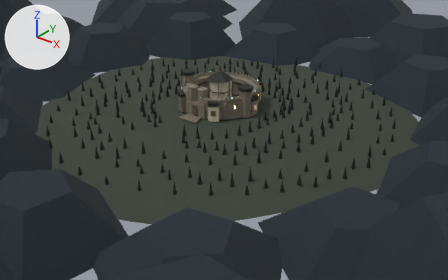
The glTF model public/assets/world/citadel.glb, before and after one commit.
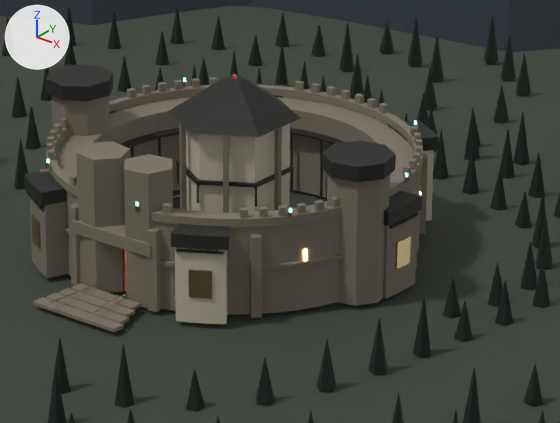
The first picture shows the older version from a camera (50 mm lens) standing at (145.6, -179.7, 96.1) and looking at (7.2, -6.7, -11.1). The close-ups show the older and then the newer version on the part from 38% to 64% of the width and 20% to 51% of the height of that picture. Only the edits that show in the close-ups are written down. Arrows for +X, +Y and +Z are at upper left; the lights stay in place. Where no turn or scale is listed for an object, it has been applied to the vertices. Vertices at exactly the same position are counted once.

The older version as bpy lines, for what is in view:
```python
me_cube_018 = bpy.data.meshes.new('Cube.018')
me_cube_018.from_pydata(...)  # 56 vertices, 108 faces; spans x -4.11..4.11, y -1.82..1.82, z -0.55..0.55
me_cube_018.materials.append(mat_palettematerial001)
me_cube_025 = bpy.data.meshes.new('Cube.025')
me_cube_025.from_pydata(...)  # 56 vertices, 108 faces; spans x -0.08..0.08, y -0.18..0.18, z -2.21..2.21
me_cube_025.materials.append(mat_palettematerial003)
me_cube_081 = bpy.data.meshes.new('Cube.081')
me_cube_081.from_pydata(...)  # 56 vertices, 108 faces; spans x -0.53..0.53, y -0.55..0.55, z -3.4..3.4
me_cube_081.materials.append(mat_palettematerial001)
me_cylinder_290 = bpy.data.meshes.new('Cylinder.290')
me_cylinder_290.from_pydata(...)  # 84 vertices, 164 faces; spans x -2.11..2.11, y -2.01..2.01, z -5.7..5.7
me_cylinder_290.materials.append(mat_palettematerial001)
me_cylinder_291 = bpy.data.meshes.new('Cylinder.291')
me_cylinder_291.from_pydata(...)  # 84 vertices, 164 faces; spans x -2.11..2.11, y -2.01..2.01, z -5.7..5.7
me_cylinder_291.materials.append(mat_palettematerial001)
ob_gate_jamb_l = bpy.data.objects.new('Gate jamb L', me_cylinder_290)
ob_gate_jamb_l.location = (-2.34, -13.52, 5.7)
ob_gate_jamb_r = bpy.data.objects.new('Gate jamb R', me_cylinder_291)
ob_gate_jamb_r.location = (2.34, -13.52, 5.7)
ob_gate_lintel = bpy.data.objects.new('Gate lintel', me_cube_018)
ob_gate_lintel.location = (0.0, -13.73, 5.15)
ob_gate_post = bpy.data.objects.new('Gate post', me_cube_025)
ob_gate_post.location = (0.0, -13.73, 2.3)
ob_ring_buttress_09 = bpy.data.objects.new('Ring buttress 09', me_cube_081)
ob_ring_buttress_09.location = (4.0, -14.94, 3.4)
# also in view: 'Bay 05' at (8.0, -13.8, 3.2); 'Core pilaster 03' at (-2.3, -3.9, 5.8); 'Bay 04' at (-8.0, -13.8, 3.2); 'Gate step 01' at (0.0, -17.4, 0.3); 'Gate step 02' at (0.0, -18.5, 0.2)
```
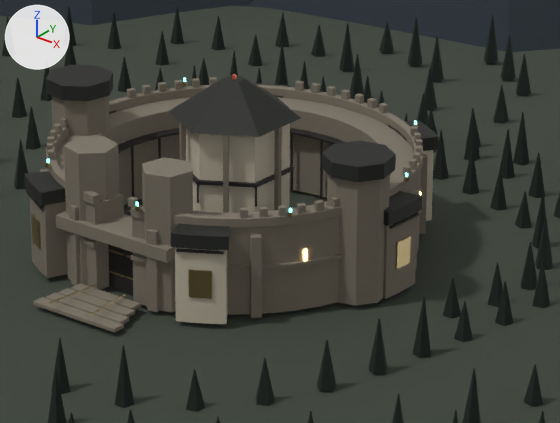
Where the newer file only moved an object's origin or applied its transform, the numbers keep the older frame.

Diff of the bpy script that builds the scene:
```diff
--- a/public/assets/world/citadel.glb.py
+++ b/public/assets/world/citadel.glb.py
@@ me_cube_018 @@
 # used by ob_gate_lintel; location = (0.0, -13.73, 5.15)
-me_cube_018.from_pydata(...)  # 56 vertices, 108 faces; spans x -4.11..4.11, y -1.82..1.82, z -0.55..0.55
+me_cube_018.from_pydata(...)  # 56 vertices, 108 faces; spans x -5.78..5.78, y -1.82..1.82, z -0.55..0.55
+# me_cube_018 part 1: the whole mesh is multiplied about its middle by the matrix ((1.407, 0.0, 0.0), (0.0, 1.0, 0.0), (0.0, 0.0, 1.0))
 me_cube_018.materials.append(mat_palettematerial001)
@@ ob_gate_jamb_l @@
 ob_gate_jamb_l = bpy.data.objects.new('Gate jamb L', me_cylinder_290)
-ob_gate_jamb_l.location = (-2.34, -13.52, 5.7)
+ob_gate_jamb_l.location = (-3.91, -13.16, 5.7)
@@ ob_gate_jamb_r @@
 ob_gate_jamb_r = bpy.data.objects.new('Gate jamb R', me_cylinder_291)
-ob_gate_jamb_r.location = (2.34, -13.52, 5.7)
+ob_gate_jamb_r.location = (3.91, -13.16, 5.7)
@@ ob_gate_post @@
-ob_gate_post = bpy.data.objects.new('Gate post', me_cube_025)
-ob_gate_post.location = (0.0, -13.73, 2.3)
```

Boxes [x1, y1, x2, y2] around the edits, measured in the close-ups (560 x 423 px):
'Gate jamb L', moved
    before: [76, 141, 130, 293]
    after: [64, 136, 119, 286]
'Gate jamb R', moved
    before: [124, 154, 173, 308]
    after: [142, 158, 193, 313]
'Gate lintel', reshaped
    before: [71, 220, 152, 258]
    after: [56, 211, 175, 263]
'Gate post', deleted
    before: [124, 250, 127, 291]
